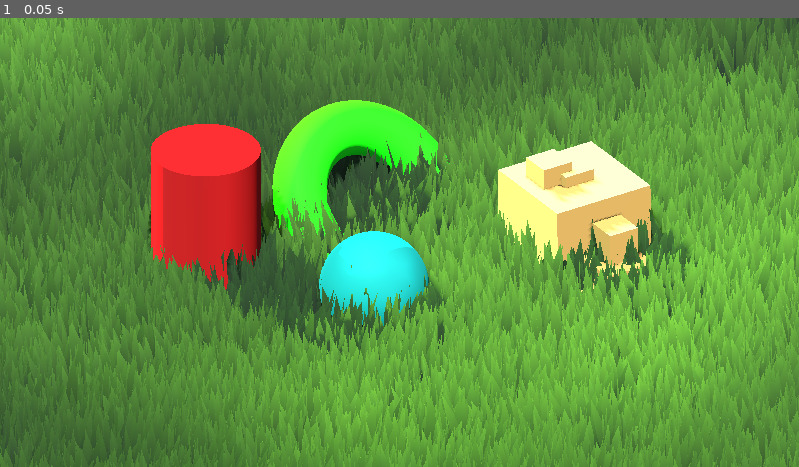
Above: before the commit, frame 1.
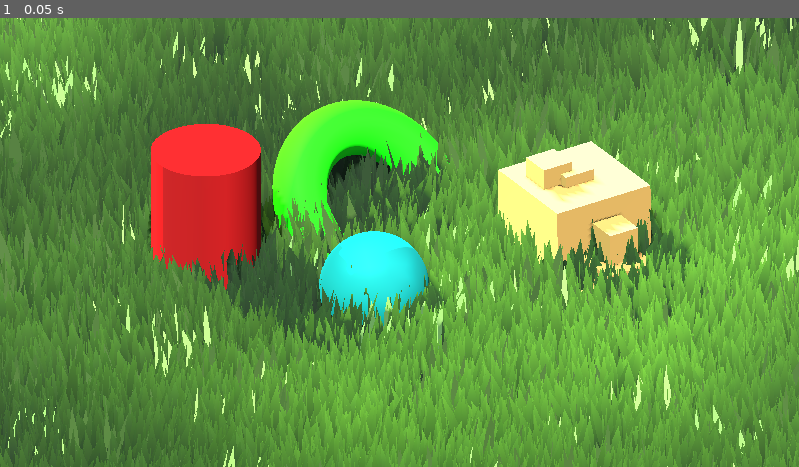
Above: after the commit, the same moment.

Repository: Dabemuc/3d-pixelart-demo-godot
Game: Godot game, scene res://DefaultScene.tscn
Two runs of this game, one before a commit and one after it. Both use one fixed random seed, a clock stepped at 60 frames per second and the inputs below.
Inputs:
- Up to frame 1 (0.05 s): no input

The runs differ from the first frame. In frame 1, 3.1% of the frame differs, in the area x 0-100%, y 0-100%.
Error in both runs: Cannot call method 'shader_create_from_spirv' on a null value. (res://render/sample_effect/sample_effect.gd:20)

Commit message:
Enhance grass shader with accent colors and probabilities

Diff:
--- a/assets/grass/grass.gdshader
+++ b/assets/grass/grass.gdshader
@@ -3,18 +3,37 @@
 
 uniform vec3 color : source_color;
 uniform vec3 color2 : source_color;
+uniform vec3 accent_color1 : source_color;
+uniform vec3 accent_color2 : source_color;
 uniform sampler2D noise;
 uniform float noiseScale = 20.0;
+uniform float accent_probability1 = 0.05;
+uniform float accent_probability2 = 0.05;
 
 varying vec3 worldPos;
+varying float instanceId;
+
+float random(float seed) {
+	return fract(sin(seed * 127.1 + 311.7) * 43758.5453123);
+}
 
 void vertex() {
 	worldPos = (MODEL_MATRIX * vec4(VERTEX, 1.0)).xyz;
+	instanceId = float(INSTANCE_ID);
 }
 
 void fragment() {
 	vec3 noiseLevel = texture(noise, worldPos.xz / noiseScale).rgb;
-	ALBEDO = mix(color, color2, 1.0- UV.y) * mix(color, color2, noiseLevel.r);
+	ALBEDO = mix(color, color2, 1.0 - UV.y) * mix(color, color2, noiseLevel.r);
+
+	float id_seed1 = random(round(instanceId));
+	float id_seed2 = random(round(instanceId) + PI);
+	if (id_seed1 < accent_probability1) {
+		ALBEDO = accent_color1;
+	} else if (id_seed2 < accent_probability2) {
+		ALBEDO = accent_color2;
+	}
+
 	if (!FRONT_FACING) {
 		NORMAL = -NORMAL;
 	}
--- a/assets/grass/grass_shader_material.tres
+++ b/assets/grass/grass_shader_material.tres
@@ -18,5 +18,9 @@
 shader = ExtResource("1_6cdvk")
 shader_parameter/color = Color(0.038586628, 0.12604037, 0.05166988, 1)
 shader_parameter/color2 = Color(0.41605118, 0.58399916, 0.27010494, 1)
+shader_parameter/accent_color1 = Color(0.2811788, 0.4230937, 0.20916697, 1)
+shader_parameter/accent_color2 = Color(0.11003099, 0.2008284, 0.06956916, 1)
 shader_parameter/noise = SubResource("NoiseTexture2D_j3snh")
 shader_parameter/noiseScale = 20.0
+shader_parameter/accent_probability1 = 0.02
+shader_parameter/accent_probability2 = 0.05
